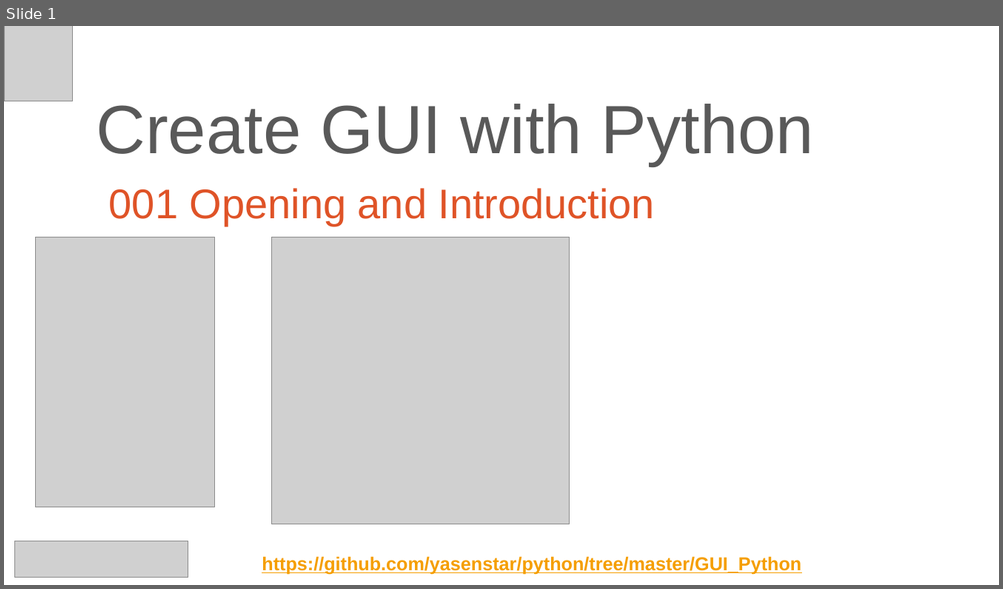
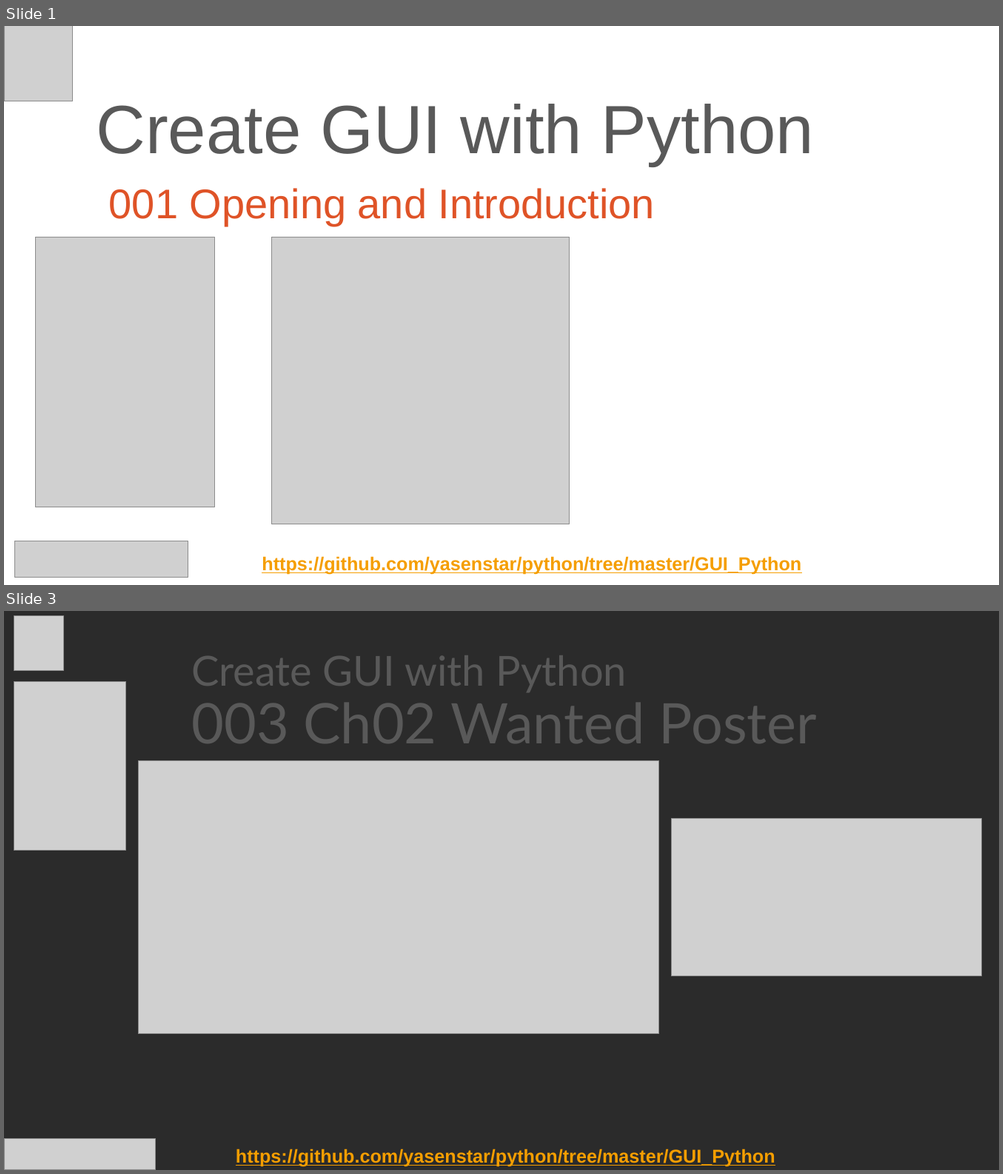
Before and after one commit to yasenstar/python, a slide deck: GUI_Python/Create_GUI_with_Python.pptx. Shown one above the other, each under a label of ours: slide 1 before the commit, slides 1 and 3 after it; the slides between them are not shown. The pictures are 1003x589 and 1003x1174 pixels, drawn with LibreOffice and Linux fonts; fonts in the diff are those of the drawing; grey boxes stand for pictures; background and template pictures are left out; a plain dark background stands for a picture behind light text. Boxes give left, top, right and bottom in pixels: in the first picture for what was removed or moved away, otherwise in the second. Text is boxed around its words. In the diff, an @@ line names an element or a change of style, - is before the commit and + after.

Commit message:
prepare GUI with Python 003

```diff
--- a/GUI_Python/Create_GUI_with_Python.pptx
+++ b/GUI_Python/Create_GUI_with_Python.pptx
@@ slide 3 added at [4,611,999,1170], background picture (left out) @@
@@ picture added at [14,616,64,671] @@
@@ title added at [192,655,817,743], 40 pt, text #595959 @@
+Create GUI with Python
+003 Ch02 Wanted Poster
@@ picture added at [14,681,125,851] @@
@@ picture added at [138,761,659,1035] @@
@@ picture added at [671,818,982,976] @@
@@ picture added at [4,1139,156,1170] @@
@@ text added at [236,1149,775,1167], 18 pt, text #F59E00, bold, underline @@
+https://github.com/yasenstar/python/tree/master/GUI_Python
```
Also in this commit, not shown: 1 slide changed, 1 other slide added, 2 other files.
